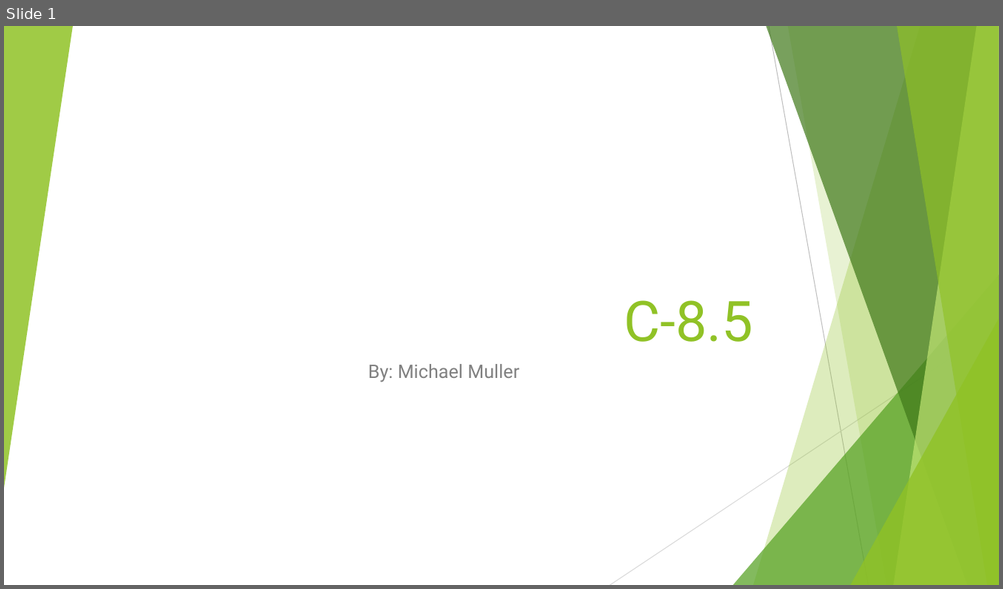
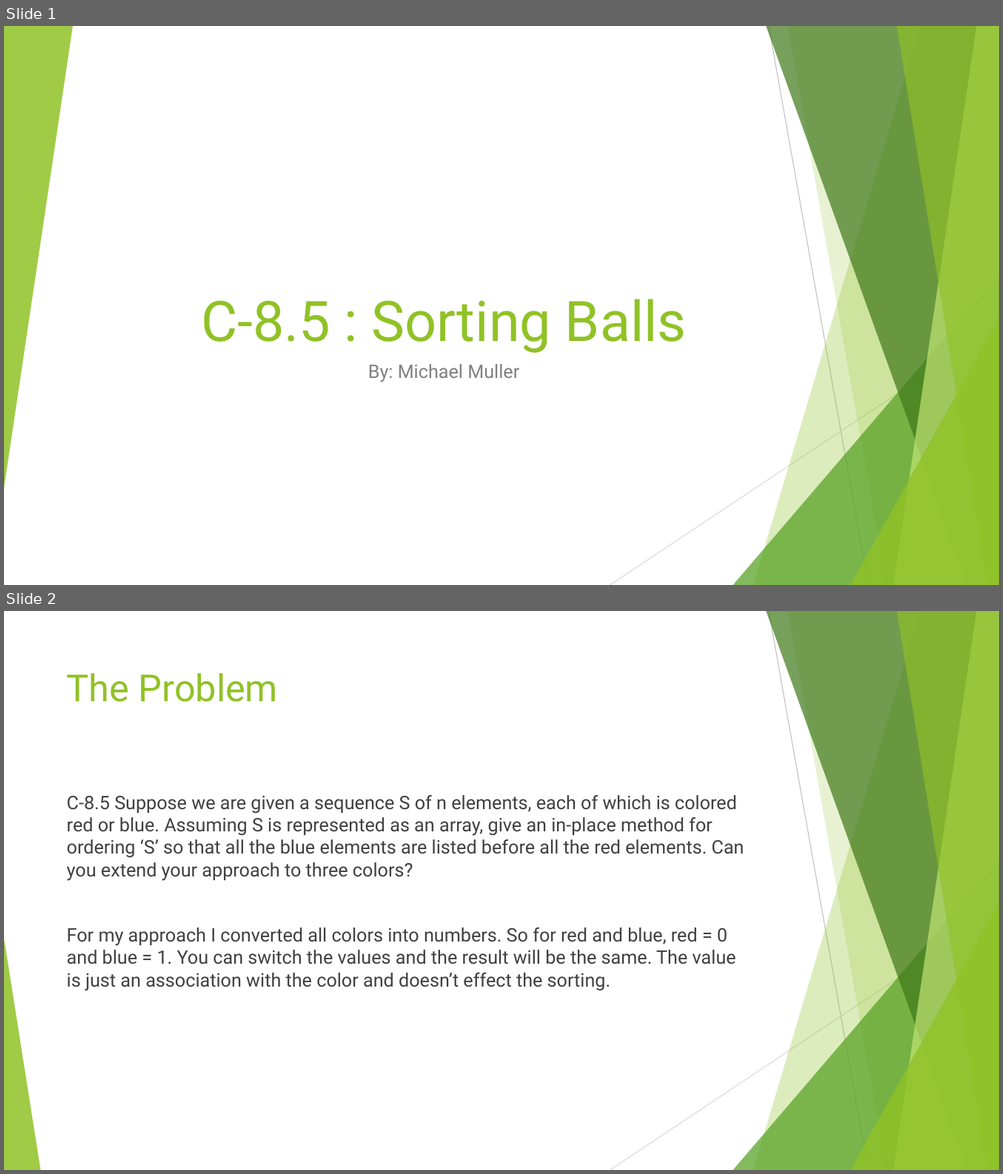
Before and after one commit to mwmuller/School, a slide deck: Presentation/C-8.pptx. Shown one above the other, each under a label of ours: slide 1 before the commit, slides 1 and 2 after it. The pictures are 1003x589 and 1003x1174 pixels, drawn with LibreOffice and Linux fonts; fonts in the diff are those of the drawing. Boxes give left, top, right and bottom in pixels: in the first picture for what was removed or moved away, otherwise in the second. Text is boxed around its words. In the diff, an @@ line names an element or a change of style, - is before the commit and + after.

```diff
--- a/Presentation/C-8.pptx
+++ b/Presentation/C-8.pptx
@@ slide 2 added at (x1=4, y1=611, x2=999, y2=1170), background #FFFFFF; not listed: 9 template elements that a slide beside it also shows @@
@@ title added at (x1=67, y1=673, x2=278, y2=702), 36 pt, text #90C226 @@
+The Problem
@@ text added at (x1=67, y1=795, x2=744, y2=991), 18 pt, text #404040 @@
+C-8.5 Suppose we are given a sequence S of n elements, each of which is colored red or blue. Assuming S is represented as an array, give an in-place method for ordering ‘S’ so that all the blue elements are listed before all the red elements. Can you extend your approach to three colors?
+For my approach I converted all colors into numbers. So for red and blue, red = 0 and blue = 1. You can switch the values and the result will be the same. The value is just an association with the color and doesn’t effect the sorting.
@@ triangle added at (x1=4, y1=939, x2=40, y2=1170), fill #90C226 at 85% opacity @@
@@ slide 1 changed as well @@
@@ title at (x1=201, y1=299, x2=686, y2=353): text changed @@
-C-8.5
+C-8.5 : Sorting Balls
```
Also in this commit, not shown: 4 other slides added, 3 other files.
